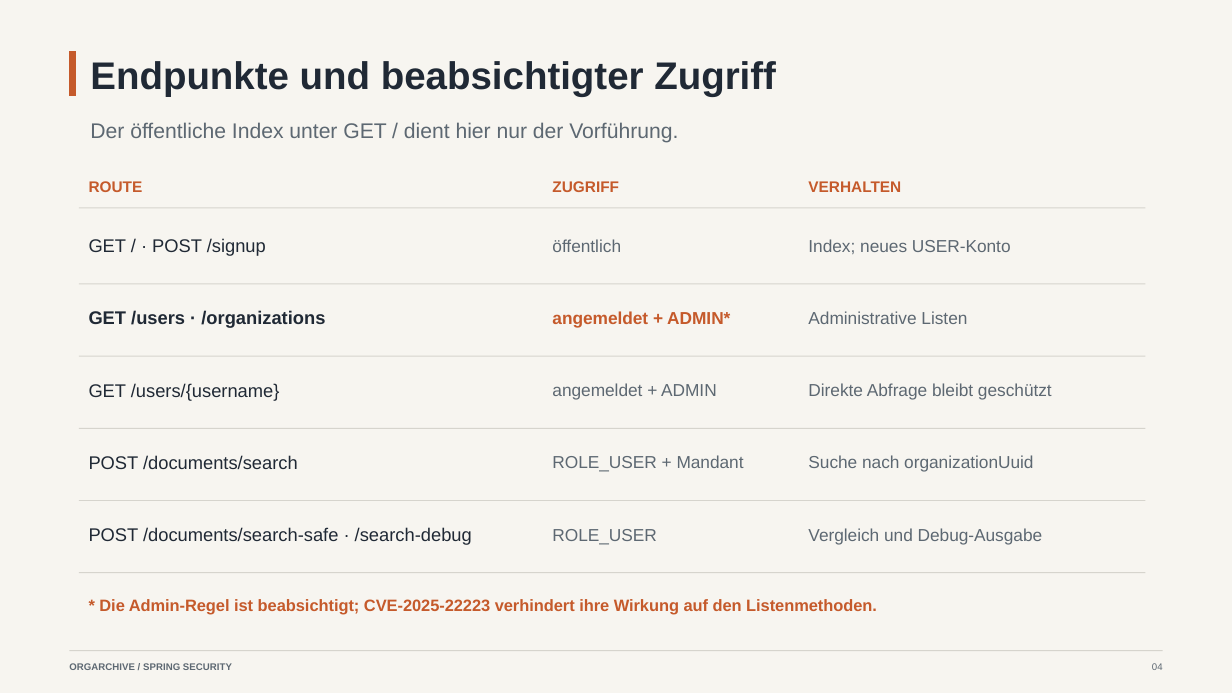
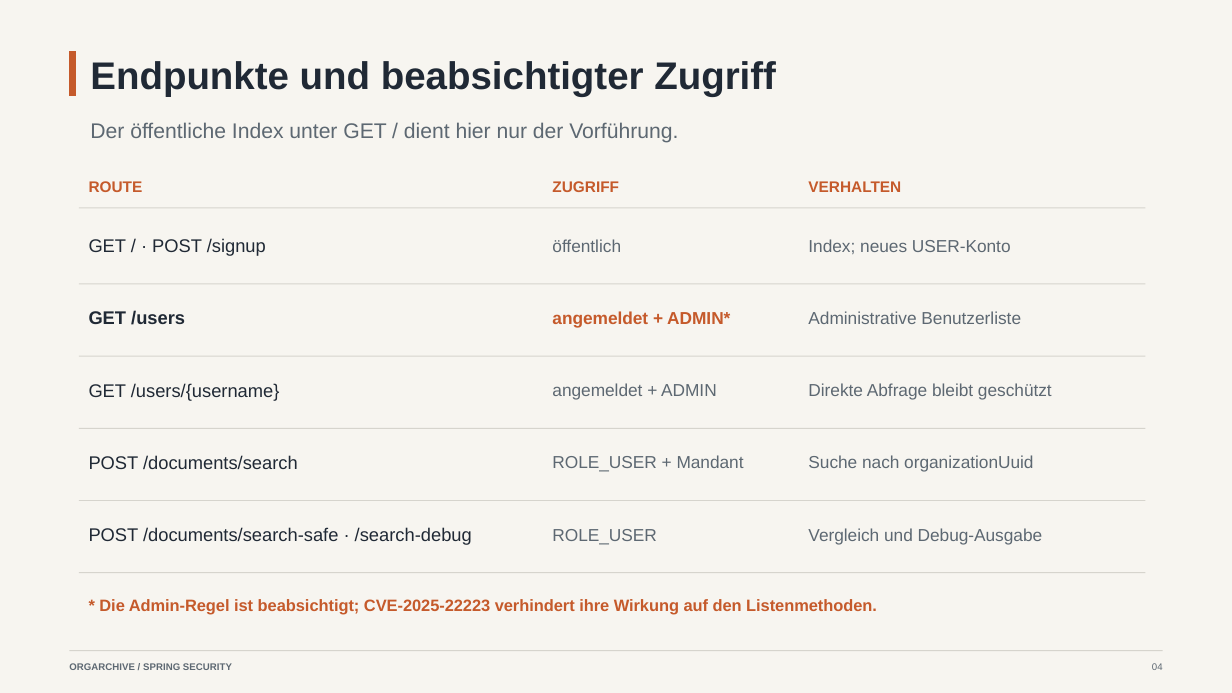
Before and after one commit to andrey94308/spring-came-to-the-party, a slide deck: slide 4 of presentation/spring_knowledge_sharing_editable_orgarchive.pptx. Drawn at 1232x693 pixels with LibreOffice and Linux fonts; fonts in the diff are those of the drawing. Boxes give left, top, right and bottom in pixels: in the first picture for what was removed or moved away, otherwise in the second. Text is boxed around its words. In the diff, an @@ line names an element or a change of style, - is before the commit and + after.

Commit message:
fix: remove organizationUuid from users endpoint

```diff
--- a/presentation/spring_knowledge_sharing_editable_orgarchive.pptx
+++ b/presentation/spring_knowledge_sharing_editable_orgarchive.pptx
@@ text at <box>89,310,185,325</box>: text changed @@
-GET /users · /organizations
+GET /users
@@ text at <box>808,311,1021,324</box>: text changed @@
-Administrative Listen
+Administrative Benutzerliste
```
Also in this commit, not shown: 2 other slides changed, 13 other files.
